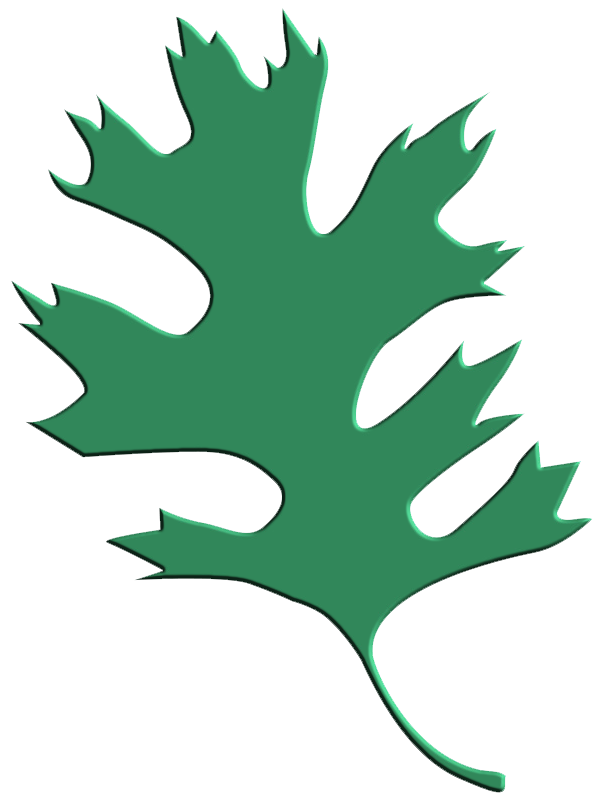
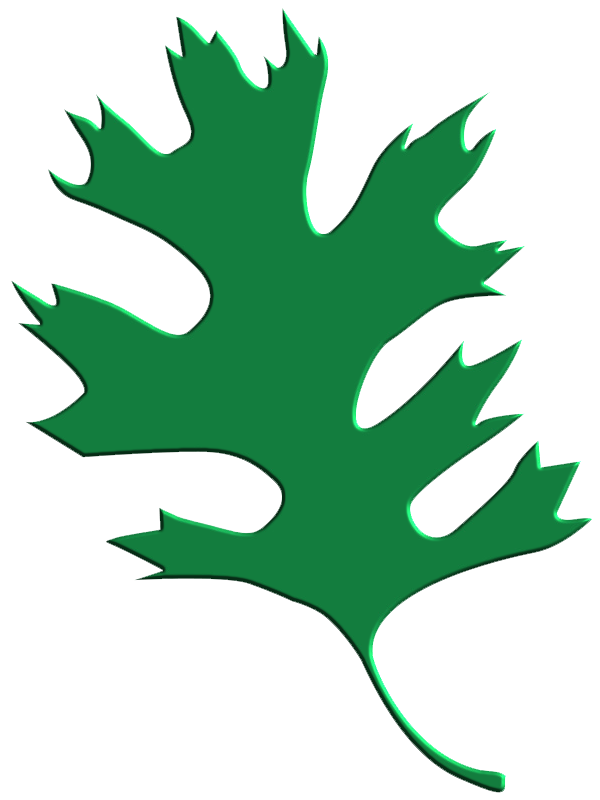
Layered file, before and after one edit (600×800). Changes by layer:
painted on "Layer 1" over [51, 282, 261, 542]
